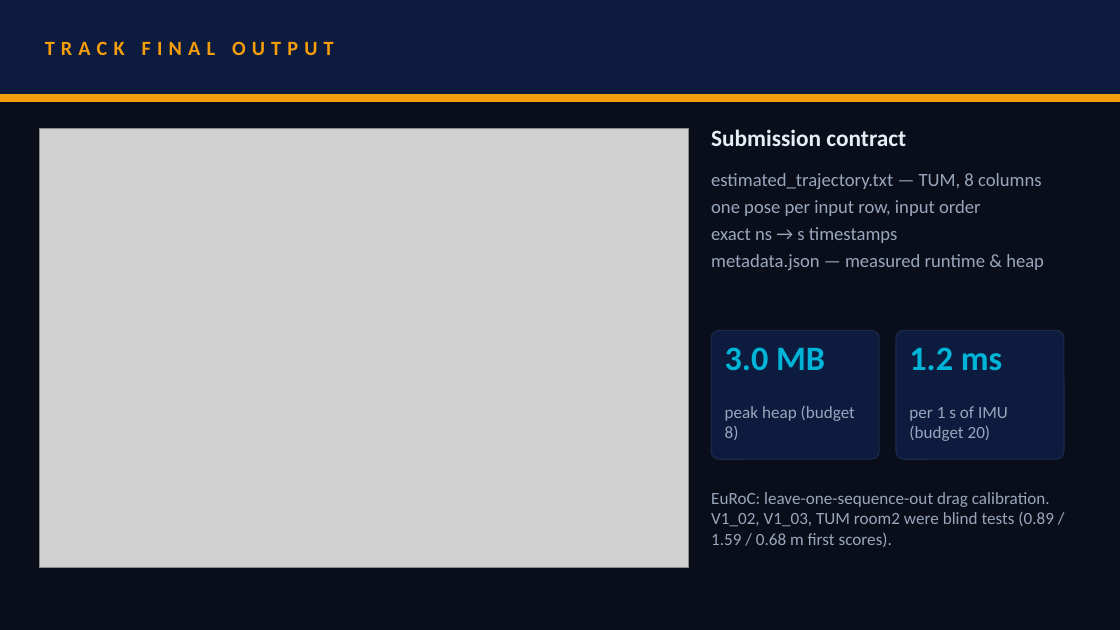
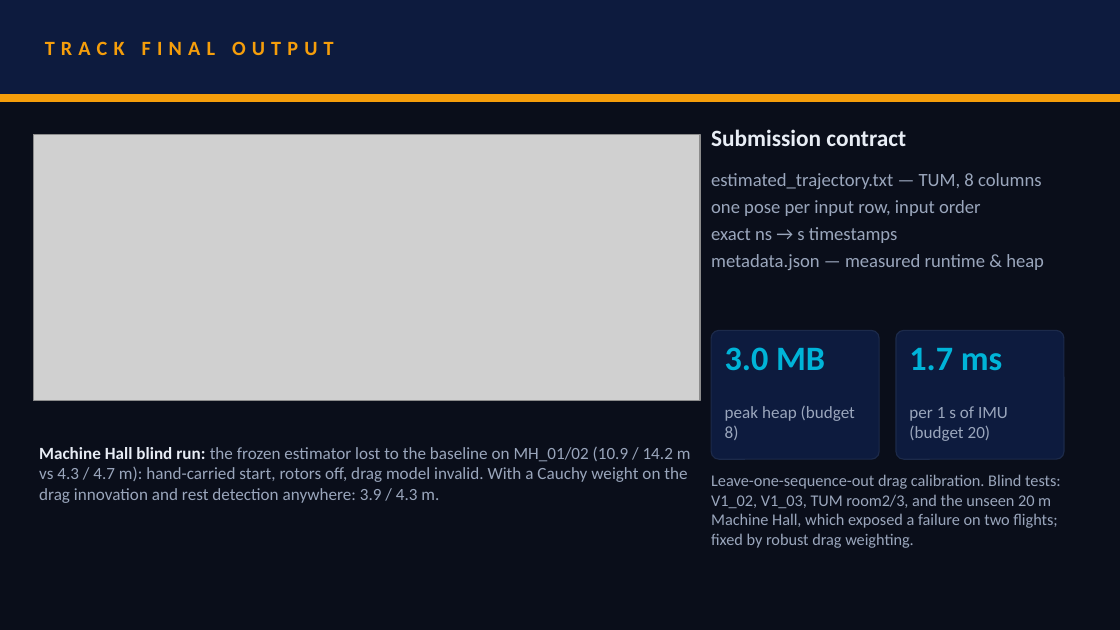
Before and after one commit to RaktimChandra/pathfinder, a slide deck: slide 5 of deck/SRMIST_vortexxx.pptx. Drawn at 1120x630 pixels with LibreOffice and Linux fonts; fonts in the diff are those of the drawing; grey boxes stand for pictures. Boxes give left, top, right and bottom in pixels: in the first picture for what was removed or moved away, otherwise in the second. Text is boxed around its words. In the diff, an @@ line names an element or a change of style, - is before the commit and + after.

```diff
--- a/deck/SRMIST_vortexxx.pptx
+++ b/deck/SRMIST_vortexxx.pptx
@@ picture: place and size @@
-picture at <box>39,129,689,568</box>
+picture at <box>34,134,700,401</box>
@@ text at <box>909,348,1002,370</box>: text changed @@
-1.2 ms
+1.7 ms
@@ text added at <box>39,447,691,503</box>, 11 pt, text #9AA6BC @@
+Machine Hall blind run: the frozen estimator lost to the baseline on MH_01/02 (10.9 / 14.2 m vs 4.3 / 4.7 m): hand-carried start, rotors off, drag model invalid. With a Cauchy weight on the drag innovation and rest detection anywhere: 3.9 / 4.3 m.
@@ text at <box>711,474,1061,548</box>: text changed; size 11 to 10.5 pt @@
-EuRoC: leave-one-sequence-out drag calibration. V1_02, V1_03, TUM room2 were blind tests (0.89 / 1.59 / 0.68 m first scores).
+Leave-one-sequence-out drag calibration. Blind tests: V1_02, V1_03, TUM room2/3, and the unseen 20 m Machine Hall, which exposed a failure on two flights; fixed by robust drag weighting.
```
Also in this commit, not shown: 5 other slides changed, 21 other files.
